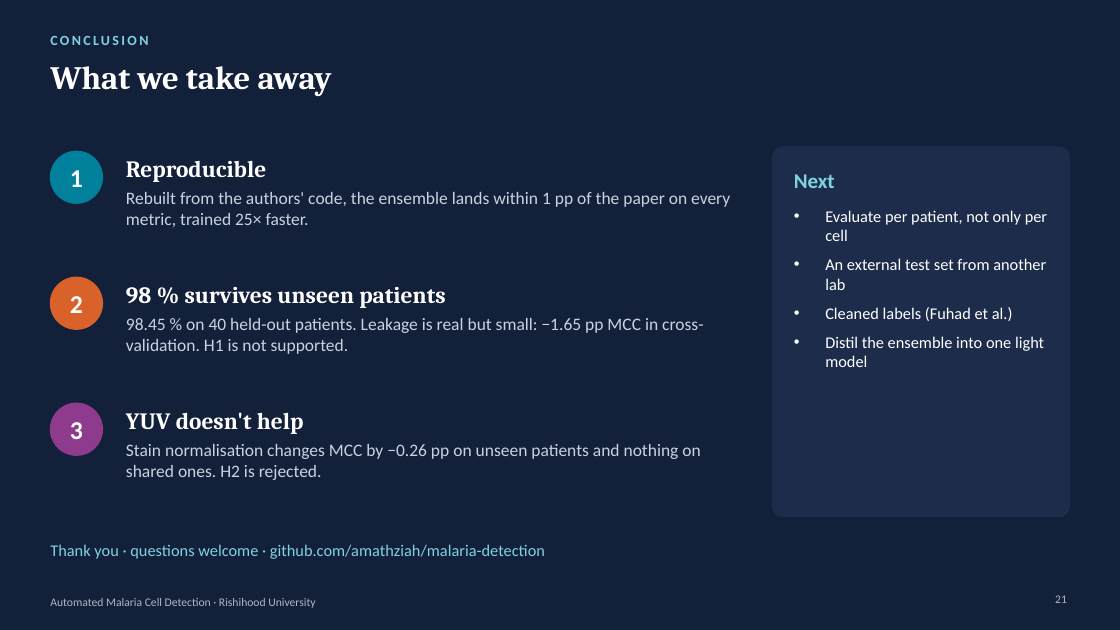
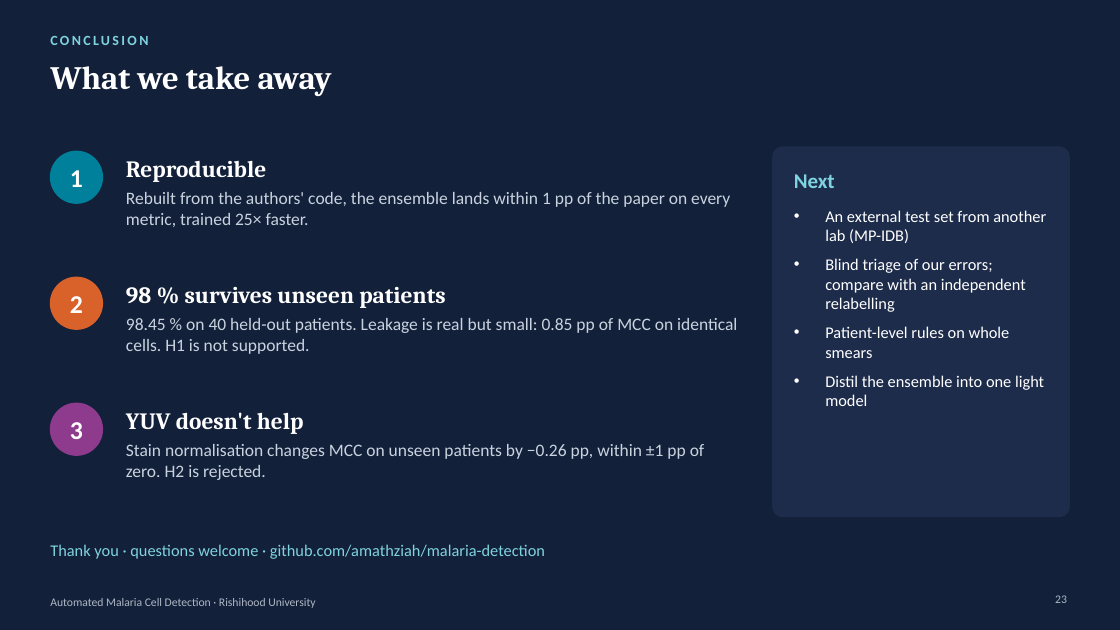
Before and after one commit to amathziah/malaria-detection, a slide deck: slide 23 of slides/Malaria_Phase3_Final.pptx (slide 21 before the commit). Drawn at 1120x630 pixels with LibreOffice and Linux fonts; fonts in the diff are those of the drawing. Boxes give left, top, right and bottom in pixels: in the first picture for what was removed or moved away, otherwise in the second. Text is boxed around its words. In the diff, an @@ line names an element or a change of style, - is before the commit and + after.

```diff
--- a/slides/Malaria_Phase3_Final.pptx
+++ b/slides/Malaria_Phase3_Final.pptx
@@ text at [825, 210, 1046, 358]: text changed @@
-• Evaluate per patient, not only per cell
-• An external test set from another lab
-• Cleaned labels (Fuhad et al.)
+• An external test set from another lab (MP-IDB)
+• Blind triage of our errors; compare with an independent relabelling
+• Patient-level rules on whole smears
@@ text at [126, 318, 737, 354]: text changed @@
-98.45 % on 40 held-out patients. Leakage is real but small: −1.65 pp MCC in cross-validation. H1 is not supported.
+98.45 % on 40 held-out patients. Leakage is real but small: 0.85 pp of MCC on identical cells. H1 is not supported.
@@ text at [126, 444, 705, 480]: text changed @@
-Stain normalisation changes MCC by −0.26 pp on unseen patients and nothing on shared ones. H2 is rejected.
+Stain normalisation changes MCC on unseen patients by −0.26 pp, within ±1 pp of zero. H2 is rejected.
@@ page number at [1055, 595, 1067, 603]: text changed @@
-21
+23
```
Also in this commit, not shown: 7 other slides changed, 2 slides added, 5 other files.
